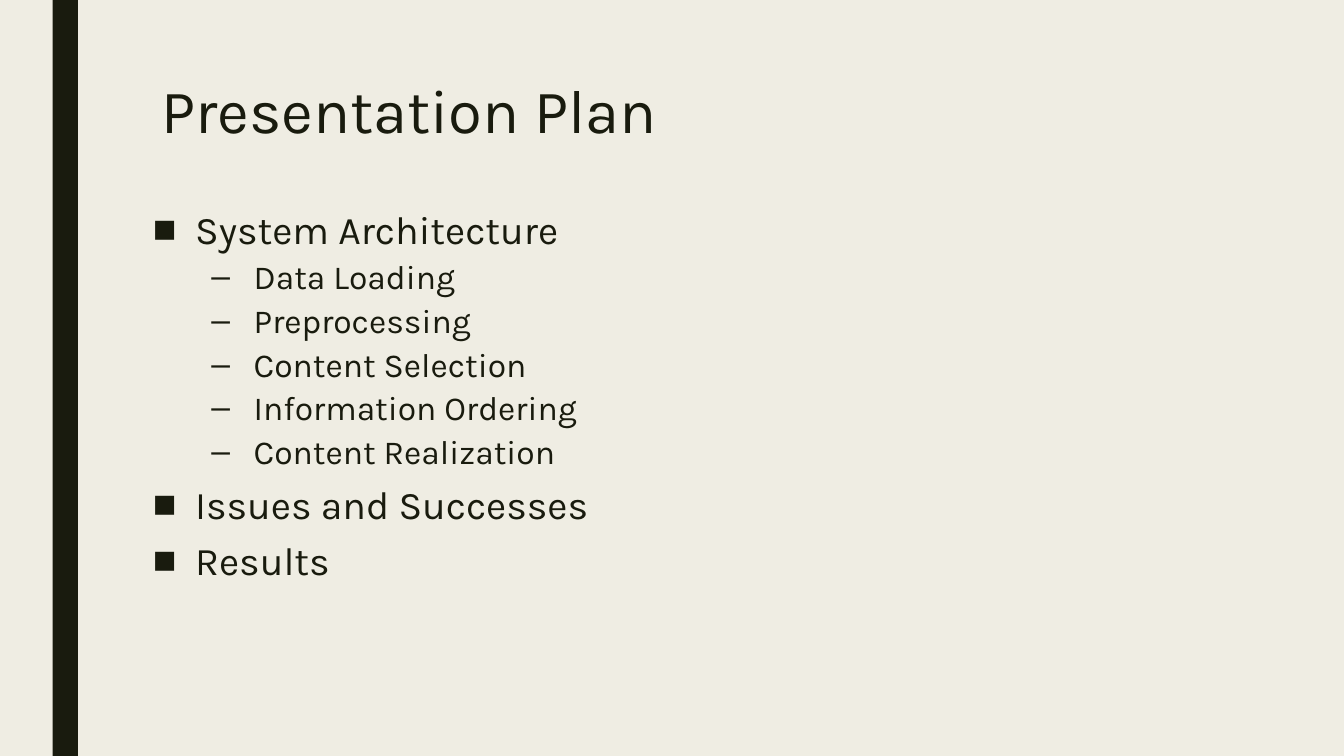
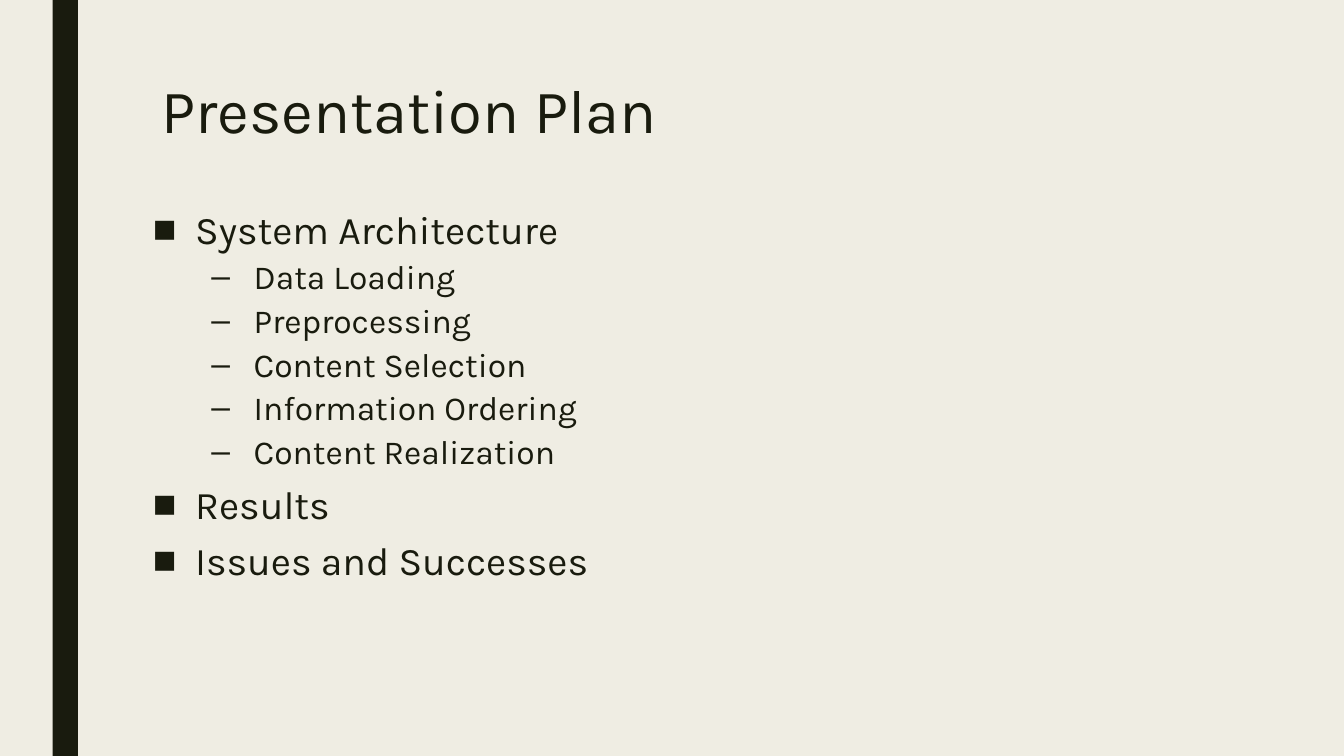
Before and after one commit to Mindful/ling-573, a slide deck: slide 2 of doc/D2_presentation.pptx. Drawn at 1344x756 pixels with LibreOffice and Linux fonts; fonts in the diff are those of the drawing. Boxes give left, top, right and bottom in pixels: in the first picture for what was removed or moved away, otherwise in the second. Text is boxed around its words. In the diff, an @@ line names an element or a change of style, - is before the commit and + after.

```diff
--- a/doc/D2_presentation.pptx
+++ b/doc/D2_presentation.pptx
@@ text at <box>195,492,330,520</box>: paragraph added @@
+■ Results
@@ text at <box>195,548,330,576</box>: paragraph removed @@
-■ Results
```
Also in this commit, not shown: 2 other slides changed.
